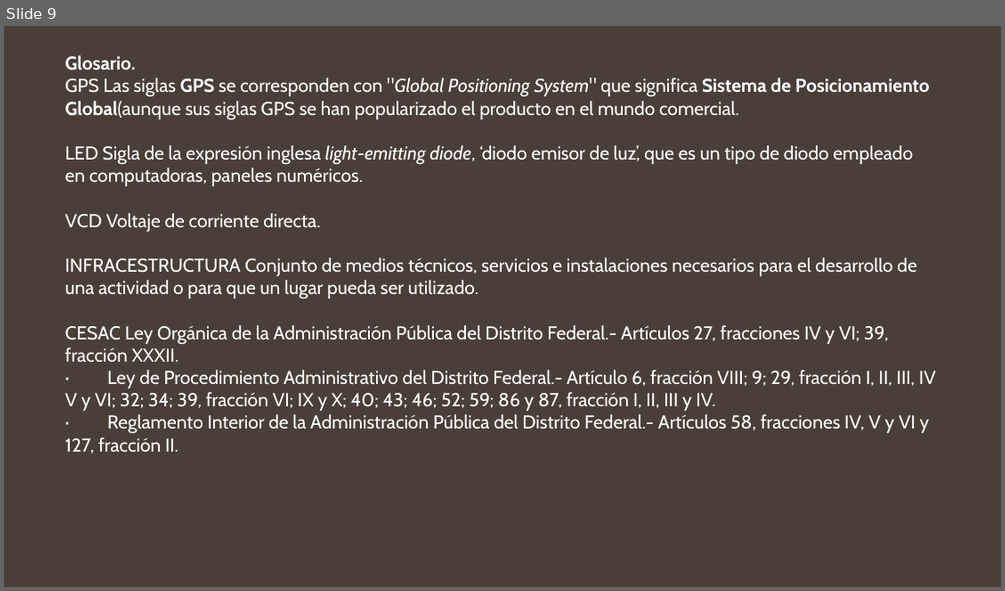
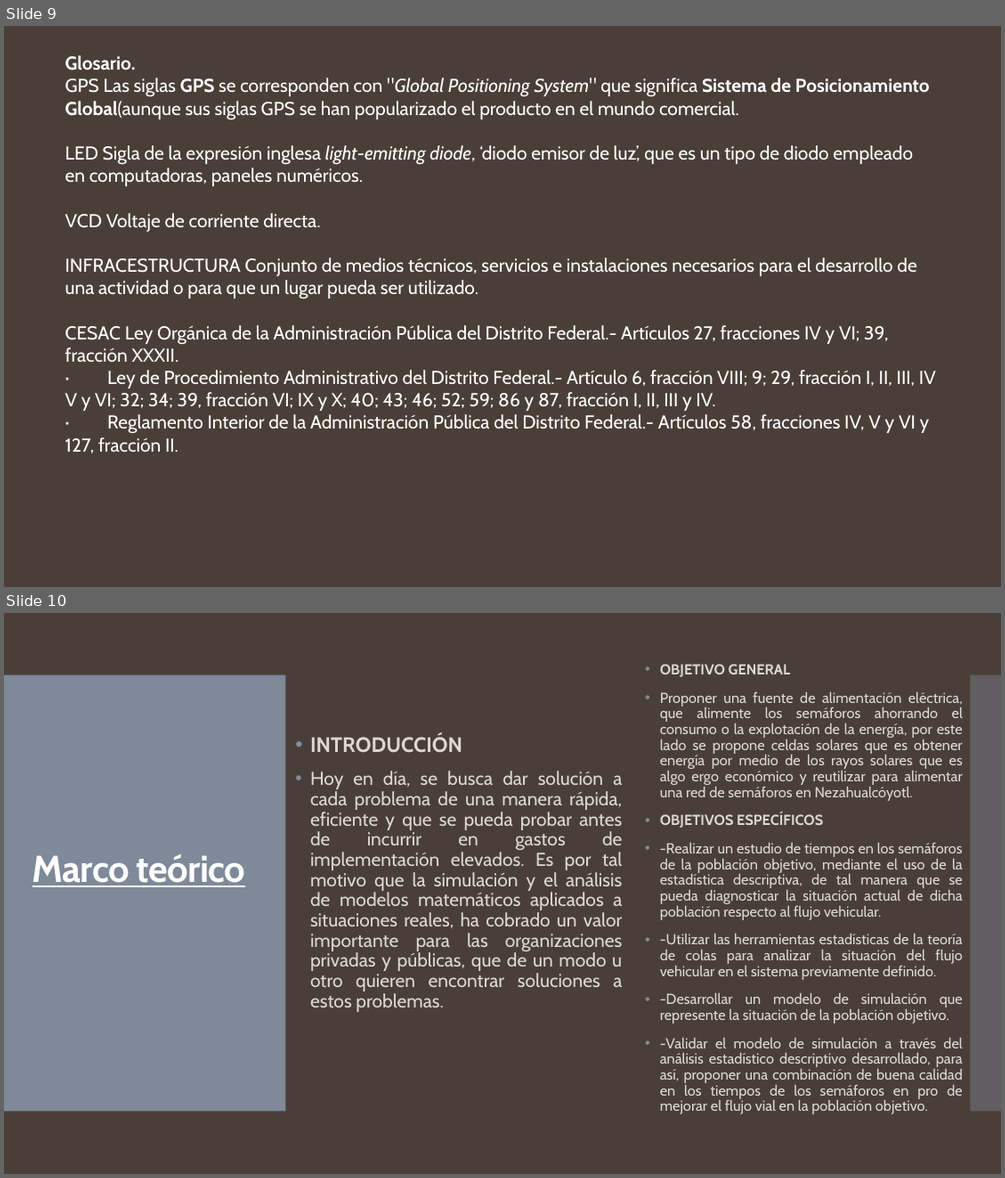
Before and after one commit to antroar/7sem-mat, a slide deck: taller de investigacion 2/SEMAFORO ACTUAL CON SOLUCION A SEMAFORO ECOLOGICO.pptx. Shown one above the other, each under a label of ours: slide 9 before the commit, slides 9 and 10 after it. The pictures are 1005x591 and 1005x1178 pixels, drawn with LibreOffice and Linux fonts; fonts in the diff are those of the drawing. Boxes give left, top, right and bottom in pixels: in the first picture for what was removed or moved away, otherwise in the second. Text is boxed around its words. In the diff, an @@ line names an element or a change of style, - is before the commit and + after.

```diff
--- a/taller de investigacion 2/SEMAFORO ACTUAL CON SOLUCION A SEMAFORO ECOLOGICO.pptx
+++ b/taller de investigacion 2/SEMAFORO ACTUAL CON SOLUCION A SEMAFORO ECOLOGICO.pptx
@@ slide 10 added at (4, 613, 1001, 1174), background #4A3F38 @@
@@ text added at (660, 664, 963, 1114), 14 pt, text #DED8D4 @@
+• OBJETIVO GENERAL
+• Proponer una fuente de alimentación eléctrica, que alimente los semáforos ahorrando el consumo o la explotación de la energía, por este lado se propone celdas solares que es obtener energía por medio de los rayos solares que es algo ergo económico y reutilizar para alimentar una red de semáforos en Nezahualcóyotl.
+• OBJETIVOS ESPECÍFICOS
+• -Realizar un estudio de tiempos en los semáforos de la población objetivo, mediante el uso de la estadística descriptiva, de tal manera que se pueda diagnosticar la situación actual de dicha población respecto al flujo vehicular.
+• -Utilizar las herramientas estadísticas de la teoría de colas para analizar la situación del flujo vehicular en el sistema previamente definido.
+• -Desarrollar un modelo de simulación que represente la situación de la población objetivo.
+• -Validar el modelo de simulación a través del análisis estadístico descriptivo desarrollado, para así, proponer una combinación de buena calidad en los tiempos de los semáforos en pro de mejorar el flujo vial en la población objetivo.
@@ rectangle added at (4, 675, 286, 1111), fill #818E9F at 95% opacity @@
@@ rectangle added at (971, 675, 1001, 1111), fill #818E9F at 40% opacity @@
@@ text added at (310, 734, 623, 1012), 18 pt, text #DED8D4 @@
+• INTRODUCCIÓN
+• Hoy en día, se busca dar solución a cada problema de una manera rápida, eficiente y que se pueda probar antes de incurrir en gastos de implementación elevados. Es por tal motivo que la simulación y el análisis de modelos matemáticos aplicados a situaciones reales, ha cobrado un valor importante para las organizaciones privadas y públicas, que de un modo u otro quieren encontrar soluciones a estos problemas.
@@ title added at (32, 854, 245, 887), 36 pt, text #FFFFFF, bold, underline @@
+Marco teórico
```
Also in this commit, not shown: 2 other slides added, 2 other files.
